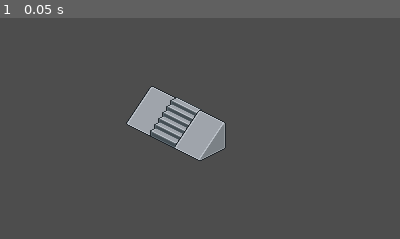
Above: before the commit, frame 1.
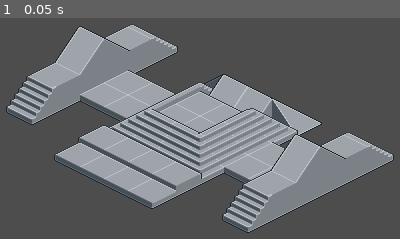
Above: after the commit, the same moment.

Repository: sarahgaskov/IsoTest
Game: Godot game, scene res://scenes/level.tscn
Two runs of this game, one before a commit and one after it. Both use one fixed random seed, a clock stepped at 60 frames per second and the inputs below.
Inputs:
- Up to frame 1 (0.05 s): no input

The runs differ from the first frame. In frame 1, 37% of the frame differs, in the area x 1-99%, y 2-98%.

Commit message:
holy moly guacamole

Diff:
--- /dev/null
+++ b/assets/2d/occlusion/block_dev_o.json
@@ -0,0 +1,225 @@
+{
+	"hash": "85060bcaed4bf51ee3a81d1f1195ca9a",
+	"tiles": [
+		{
+			"edges": {
+				"0": [
+					31.0,
+					0.0,
+					0.0,
+					18.0
+				],
+				"1": [
+					32.0,
+					0.0,
+					63.0,
+					18.0
+				],
+				"2": [
+					56.0,
+					19.0,
+					63.0,
+					44.0
+				],
+				"3": [
+					63.0,
+					45.0,
+					32.0,
+					63.0
+				],
+				"4": [
+					0.0,
+					45.0,
+					31.0,
+					63.0
+				],
+				"5": [
+					0.0,
+					19.0,
+					7.0,
+					44.0
+				]
+			},
+			"region": [
+				64,
+				64
+			]
+		},
+		{
+			"edges": {
+				"0": [
+					31.0,
+					0.0,
+					0.0,
+					23.0
+				],
+				"1": [
+					32.0,
+					0.0,
+					63.0,
+					23.0
+				],
+				"2": [
+					56.0,
+					24.0,
+					63.0,
+					44.0
+				],
+				"3": [
+					63.0,
+					45.0,
+					32.0,
+					63.0
+				],
+				"4": [
+					0.0,
+					45.0,
+					31.0,
+					63.0
+				],
+				"5": [
+					0.0,
+					24.0,
+					7.0,
+					44.0
+				]
+			},
+			"region": [
+				64,
+				64
+			]
+		},
+		{
+			"edges": {
+				"0": [
+					31.0,
+					0.0,
+					0.0,
+					28.0
+				],
+				"1": [
+					32.0,
+					0.0,
+					63.0,
+					28.0
+				],
+				"2": [
+					56.0,
+					29.0,
+					63.0,
+					44.0
+				],
+				"3": [
+					63.0,
+					45.0,
+					32.0,
+					63.0
+				],
+				"4": [
+					0.0,
+					45.0,
+					31.0,
+					63.0
+				],
+				"5": [
+					0.0,
+					29.0,
+					7.0,
+					44.0
+				]
+			},
+			"region": [
+				64,
+				64
+			]
+		},
+		{
+			"edges": {
+				"0": [
+					31.0,
+					0.0,
+					0.0,
+					33.0
+				],
+				"1": [
+					32.0,
+					0.0,
+					63.0,
+					33.0
+				],
+				"2": [
+					56.0,
+					34.0,
+					63.0,
+					44.0
+				],
+				"3": [
+					63.0,
+					45.0,
+					32.0,
+					63.0
+				],
+				"4": [
+					0.0,
+					45.0,
+					31.0,
+					63.0
+				],
+				"5": [
+					0.0,
+					34.0,
+					7.0,
+					44.0
+				]
+			},
+			"region": [
+				64,
+				64
+			]
+		},
+		{
+			"edges": {
+				"0": [
+					31.0,
+					0.0,
+					0.0,
+					38.0
+				],
+				"1": [
+					32.0,
+					0.0,
+					63.0,
+					38.0
+				],
+				"2": [
+					56.0,
+					39.0,
+					63.0,
+					44.0
+				],
+				"3": [
+					63.0,
+					45.0,
+					32.0,
+					63.0
+				],
+				"4": [
+					0.0,
+					45.0,
+					31.0,
+					63.0
+				],
+				"5": [
+					0.0,
+					39.0,
+					7.0,
+					44.0
+				]
+			},
+			"region": [
+				64,
+				64
+			]
+		}
+	]
+}
--- a/scenes/level.tscn
+++ b/scenes/level.tscn
@@ -10,12 +10,12 @@
 mesh_library = ExtResource("1_w7c3h")
 cell_size = Vector3(24, 19.595919, 24)
 data = {
-"cells": PackedInt32Array(65535, 0, 5, 0, 0, 13, 65534, 0, 13)
+"cells": PackedInt32Array(65535, 2, 3, 0, 2, 3, 1, 2, 3, 65534, 2, 3, 65534, 3, 4, 65535, 3, 4, 0, 3, 4, 1, 3, 4, 1, 1, 9, 0, 1, 5, 65535, 1, 5, 65534, 1, 10, 1, 0, 8, 1, 65535, 8, 65534, 0, 6, 65534, 65535, 6, 0, 65535, 1, 65535, 0, 1, 0, 0, 1, 65535, 65535, 1, 0, 65534, 13, 65535, 65534, 13, 1, 65534, 12, 1, 65533, 20, 65534, 65534, 11, 65534, 65533, 19, 2, 0, 4, 2, 65535, 4, 3, 65535, 4, 3, 0, 4, 65533, 65535, 4, 65533, 0, 4, 65532, 0, 4, 65532, 65535, 4, 4, 65534, 0, 4, 65535, 0, 4, 0, 0, 4, 1, 0, 65531, 65534, 0, 65531, 65535, 0, 65531, 0, 0, 65531, 1, 0, 65531, 65533, 7, 4, 65533, 7, 4, 2, 5, 65531, 2, 5, 131067, 65535, 15, 65540, 65535, 15, 65540, 0, 13, 131067, 0, 13)
 }
 script = ExtResource("3_iso")
 show_floor = false
 show_wireframe = false
-metadata/_editor_floor_ = Vector3(0, 0, 0)
+metadata/_editor_floor_ = Vector3(0, 1, 0)
 
 [node name="IsoCamera" parent="." unique_id=922242376 instance=ExtResource("1_2q6dc")]
 transform = Transform3D(0.7071067, -0.3535534, 0.61237234, 0, 0.8660254, 0.5, -0.7071067, -0.3535534, 0.61237234, 170, 150, 170)
--- a/scripts/o_contact.gd
+++ b/scripts/o_contact.gd
@@ -185,11 +185,16 @@
 
 	var runs := []
 	var cur: Vector2 = Vector2(INF, -INF)
+
 	for e in entries:
 		if e.z == 0.0:
-			if cur.x <= cur.y: runs.append(cur)
-			cur = Vector2(INF, -INF)
-			continue
+			# if cur.x <= cur.y: runs.append(cur)
+			# cur = Vector2(INF, -INF)
+			# Ensure the border is OFF during the interleaving check
+			# by allowing the contact run to bridge across keep probes.
+			#TODO: Add back if figure out how to make the right side hidden
+			continue
+
 		if cur.x > cur.y:
 			cur = Vector2(e.x, e.y)
 		elif e.x <= cur.y + GAP:
@@ -197,7 +202,9 @@
 		else:
 			runs.append(cur)
 			cur = Vector2(e.x, e.y)
-	if cur.x <= cur.y: runs.append(cur)
+
+	if cur.x <= cur.y:
+		runs.append(cur)
 
 	var out_runs := []
 	for idx in runs.size():
Not shown: 1 places in assets/mesh_lib/tiles.tres that only renumber resources
Not shown: 1 places in scenes/level.tscn that only renumber resources
